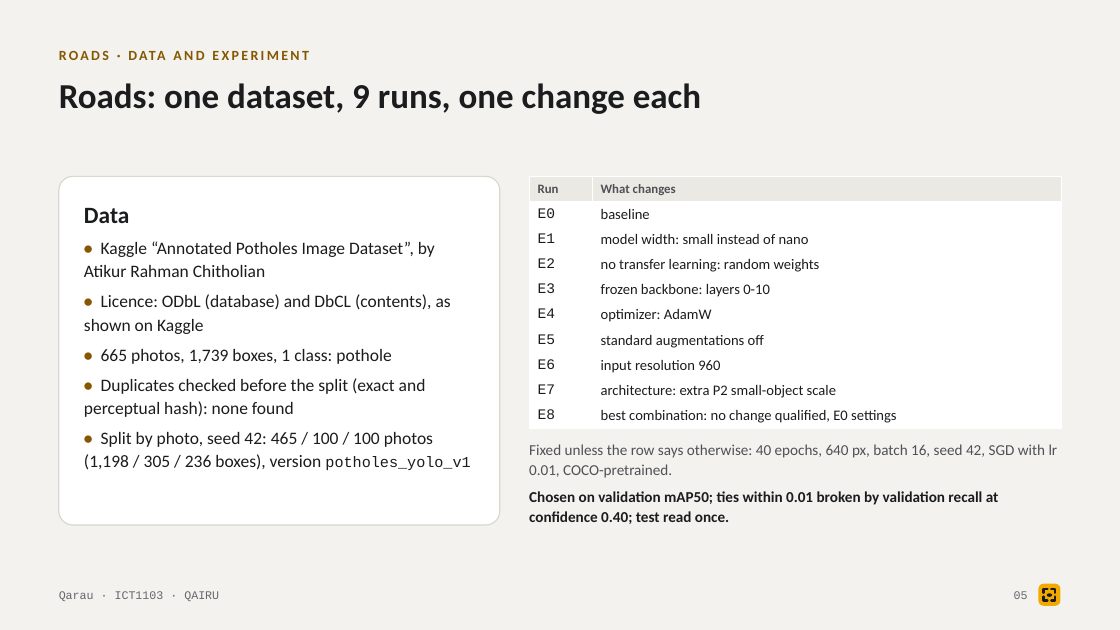
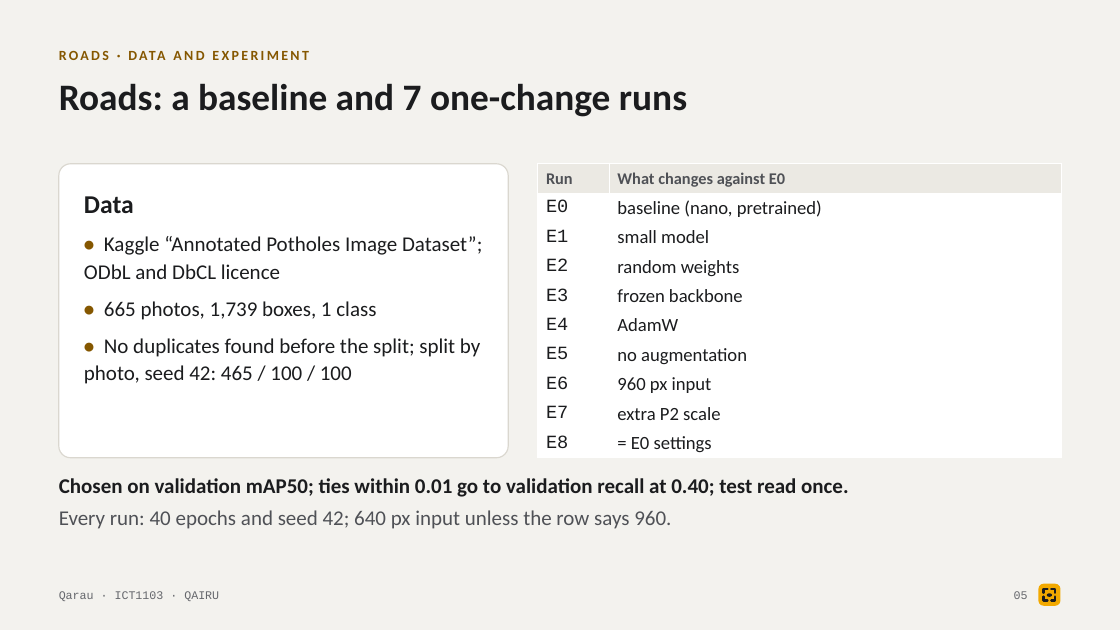
Before and after one commit to tairqaldy/jolscan-ict-final-1st-trimester, a slide deck: slide 5 of docs/deck/qarau-defense-deck.pptx. Drawn at 1120x630 pixels with LibreOffice and Linux fonts; fonts in the diff are those of the drawing. Boxes give left, top, right and bottom in pixels: in the first picture for what was removed or moved away, otherwise in the second. Text is boxed around its words. In the diff, an @@ line names an element or a change of style, - is before the commit and + after.

```diff
--- a/docs/deck/qarau-defense-deck.pptx
+++ b/docs/deck/qarau-defense-deck.pptx
@@ text at <box>59,83,687,117</box>: text changed; size 30 to 32 pt @@
-Roads: one dataset, 9 runs, one change each
+Roads: a baseline and 7 one-change runs
@@ rounded rectangle: place and size @@
-rounded rectangle at <box>59,176,500,525</box>
+rounded rectangle at <box>59,164,508,458</box>
@@ table at <box>538,164,1061,458</box> @@
-row 1, column 2: What changes
+row 1, column 2: What changes against E0
-row 2, column 2: baseline
+row 2, column 2: baseline (nano, pretrained)
-row 3, column 2: model width: small instead of nano
+row 3, column 2: small model
-row 4, column 2: no transfer learning: random weights
+row 4, column 2: random weights
-row 5, column 2: frozen backbone: layers 0-10
+row 5, column 2: frozen backbone
-row 6, column 2: optimizer: AdamW
+row 6, column 2: AdamW
-row 7, column 2: standard augmentations off
+row 7, column 2: no augmentation
-row 8, column 2: input resolution 960
+row 8, column 2: 960 px input
-row 9, column 2: architecture: extra P2 small-object scale
+row 9, column 2: extra P2 scale
-row 10, column 2: best combination: no change qualified, E0 settings
+row 10, column 2: = E0 settings
@@ size 11 to 14 pt in "Run" @@
@@ size 12.5 to 16 pt in "E0", "E1", "E2", "E3" and 5 more places @@
@@ table: place and size @@
-table at <box>529,176,1061,429</box>
+table at <box>538,164,1061,458</box>
@@ text at <box>84,196,134,213</box>: size 20 to 22 pt in "Data" @@
@@ text "Data": place and size @@
-text "Data" at <box>84,208,470,470</box>
+text "Data" at <box>84,196,482,384</box>
@@ text at <box>84,236,482,384</box>: text changed; size 15 to 18 pt @@
-• Kaggle “Annotated Potholes Image Dataset”, by Atikur Rahman Chitholian
-• Licence: ODbL (database) and DbCL (contents), as shown on Kaggle
-• 665 photos, 1,739 boxes, 1 class: pothole
-• Duplicates checked before the split (exact and perceptual hash): none found
-• Split by photo, seed 42: 465 / 100 / 100 photos (1,198 / 305 / 236 boxes), version potholes_yolo_v1
+• Kaggle “Annotated Potholes Image Dataset”; ODbL and DbCL licence
+• 665 photos, 1,739 boxes, 1 class
+• No duplicates found before the split; split by photo, seed 42: 465 / 100 / 100
@@ text at <box>59,478,848,529</box>: text changed; size 13 to 18 pt @@
-Fixed unless the row says otherwise: 40 epochs, 640 px, batch 16, seed 42, SGD with lr 0.01, COCO-pretrained.
-Chosen on validation mAP50; ties within 0.01 broken by validation recall at confidence 0.40; test read once.
+Chosen on validation mAP50; ties within 0.01 go to validation recall at 0.40; test read once.
+Every run: 40 epochs and seed 42; 640 px input unless the row says 960.
```
Also in this commit, not shown: 16 other slides changed, 5 other files.
